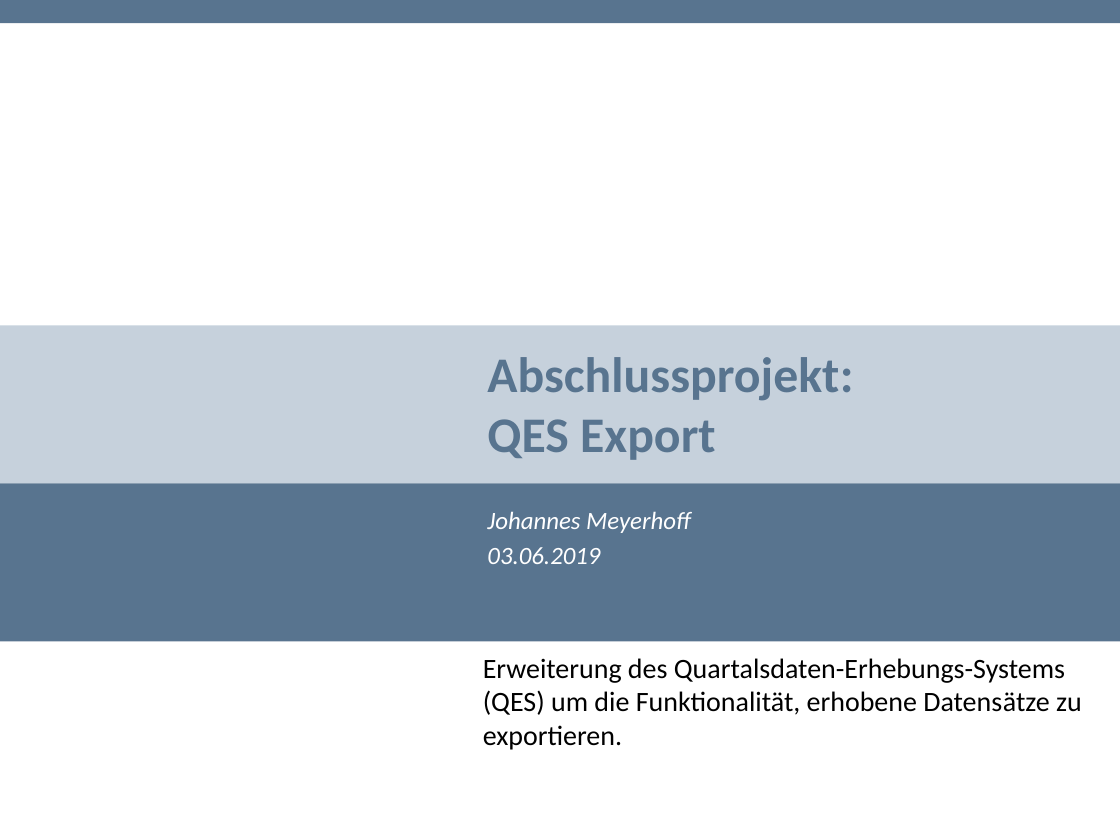
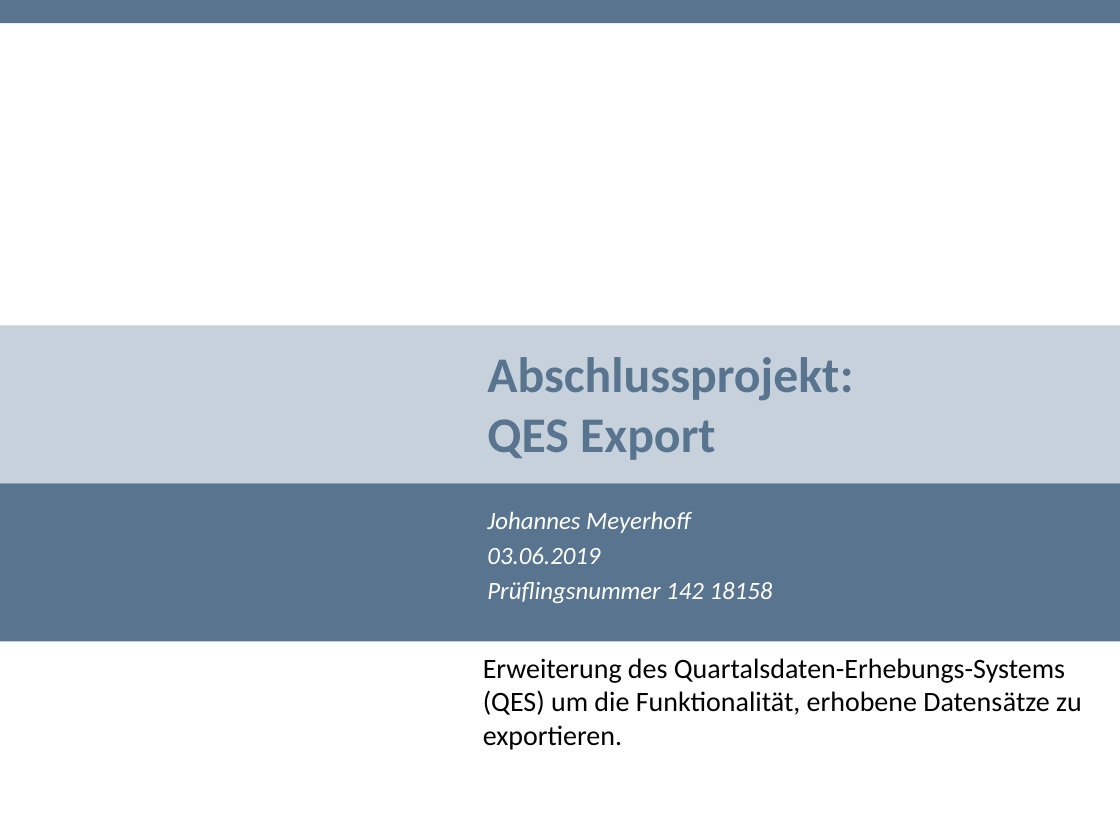
Before and after one commit to TwoHorus/dbExelExportLaravel, a slide deck: slide 1 of DOC/Fachgespraech.pptx. Drawn at 1120x840 pixels with LibreOffice and Linux fonts; fonts in the diff are those of the drawing; background and template pictures are left out. Boxes give left, top, right and bottom in pixels: in the first picture for what was removed or moved away, otherwise in the second. Text is boxed around its words. In the diff, an @@ line names an element or a change of style, - is before the commit and + after.

Commit message:
Update Fachgespraech.pptx
add pruef-nr

```diff
--- a/DOC/Fachgespraech.pptx
+++ b/DOC/Fachgespraech.pptx
@@ subtitle at bbox=[487, 582, 773, 603]: paragraph added @@
+Prüflingsnummer 142 18158
```
